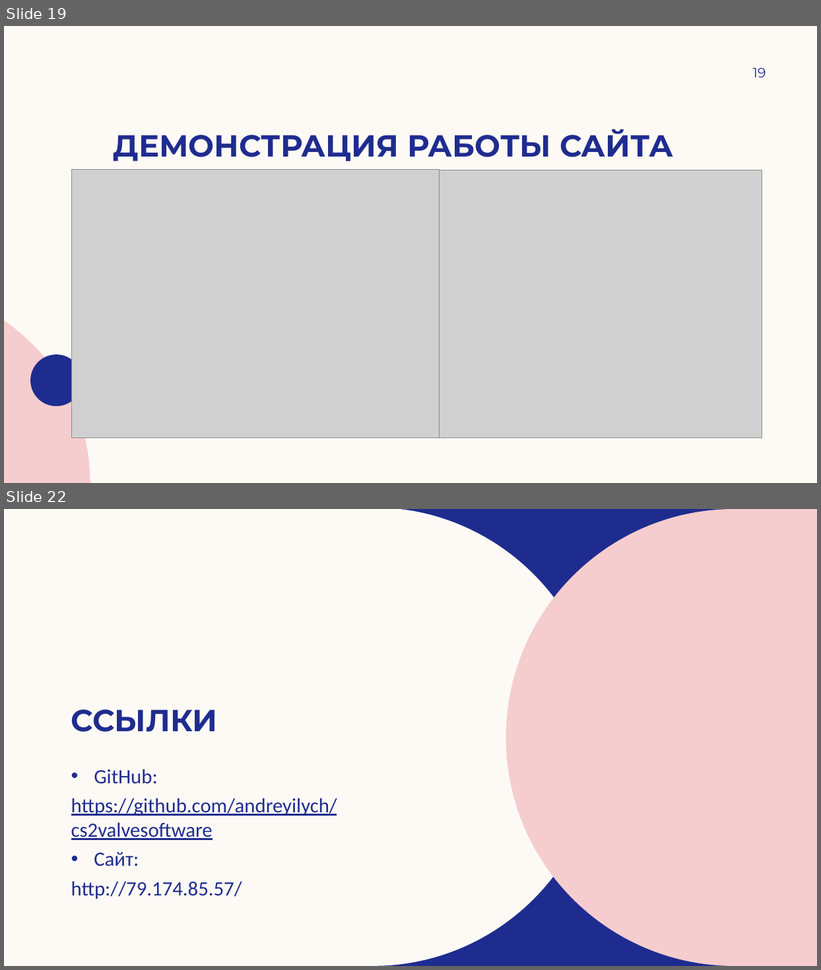
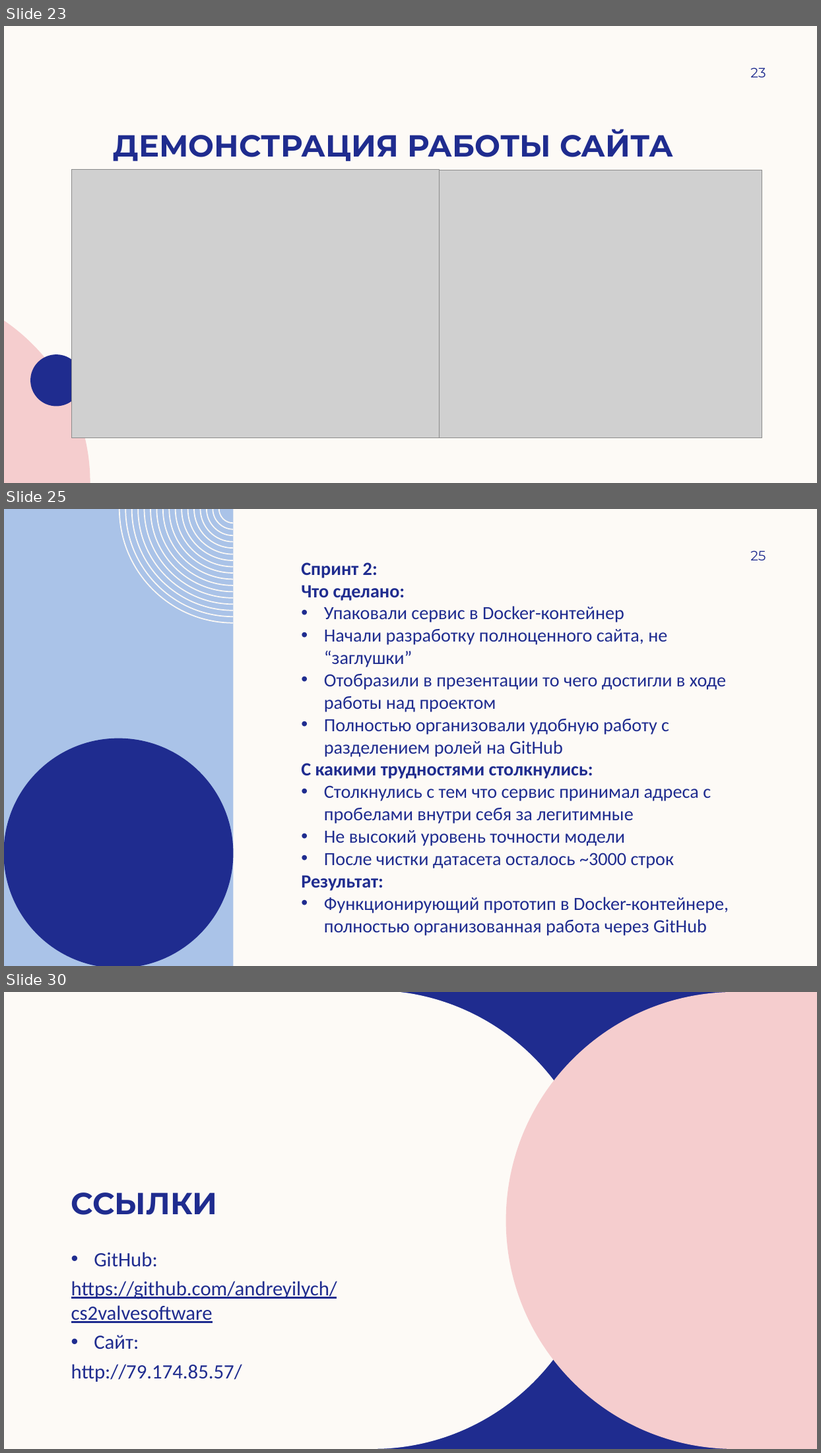
Before and after one commit to andreyilych/cs2valvesoftware, a slide deck: анализатор подозрительности доменных имен (DNS).pptx. Shown one above the other, each under a label of ours: slides 19 and 22 before the commit, slides 23, 25 and 30 after it; the slides between them are not shown. The pictures are 821x970 and 821x1453 pixels, drawn with LibreOffice and Linux fonts; fonts in the diff are those of the drawing; grey boxes stand for pictures; background and template pictures are left out. Boxes give left, top, right and bottom in pixels: in the first picture for what was removed or moved away, otherwise in the second. Text is boxed around its words. In the diff, an @@ line names an element or a change of style, - is before the commit and + after.

```diff
--- a/анализатор подозрительности доменных имен (DNS).pptx
+++ b/анализатор подозрительности доменных имен (DNS).pptx
@@ slide 25 added at [4,509,817,966], background #FDFAF6 @@
@@ freeform shape added at [4,509,234,966], fill #AAC3E8 @@
@@ freeform shape added at [119,509,234,624], fill #FDFAF6 @@
@@ text added at [301,562,729,936], 22 pt, text #1F2C8F @@
+Спринт 2:
+Что сделано:
+• Упаковали сервис в Docker-контейнер
+• Начали разработку полноценного сайта, не “заглушки”
+• Отобразили в презентации то чего достигли в ходе работы над проектом
+• Полностью организовали удобную работу с разделением ролей на GitHub
+С какими трудностями столкнулись:
+• Столкнулись с тем что сервис принимал адреса с пробелами внутри себя за легитимные
+• Не высокий уровень точности модели
+• После чистки датасета осталось ~3000 строк
+Результат:
+• Функционирующий прототип в Docker-контейнере, полностью организованная работа через GitHub
@@ page number added at [750,551,766,560], 16 pt, text #1F2C8F @@
+25
@@ freeform shape added at [4,739,234,966], fill #1F2C8F @@
@@ what was slide 19 is now slide 23 @@
@@ page number at [750,68,766,77]: text changed @@
-19
+23
@@ what was slide 22 is now slide 30 @@
```
Also in this commit, not shown: 8 slides changed, 9 other slides added, 2 slides removed.
